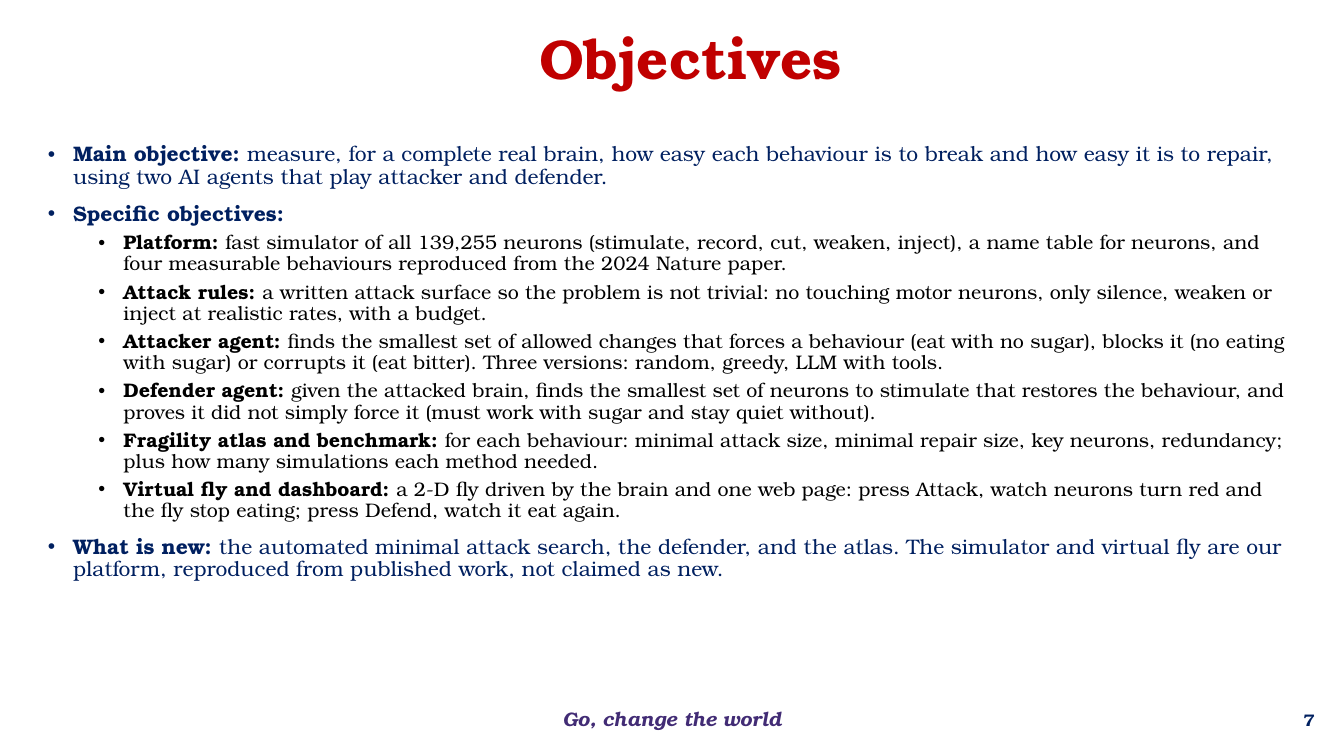
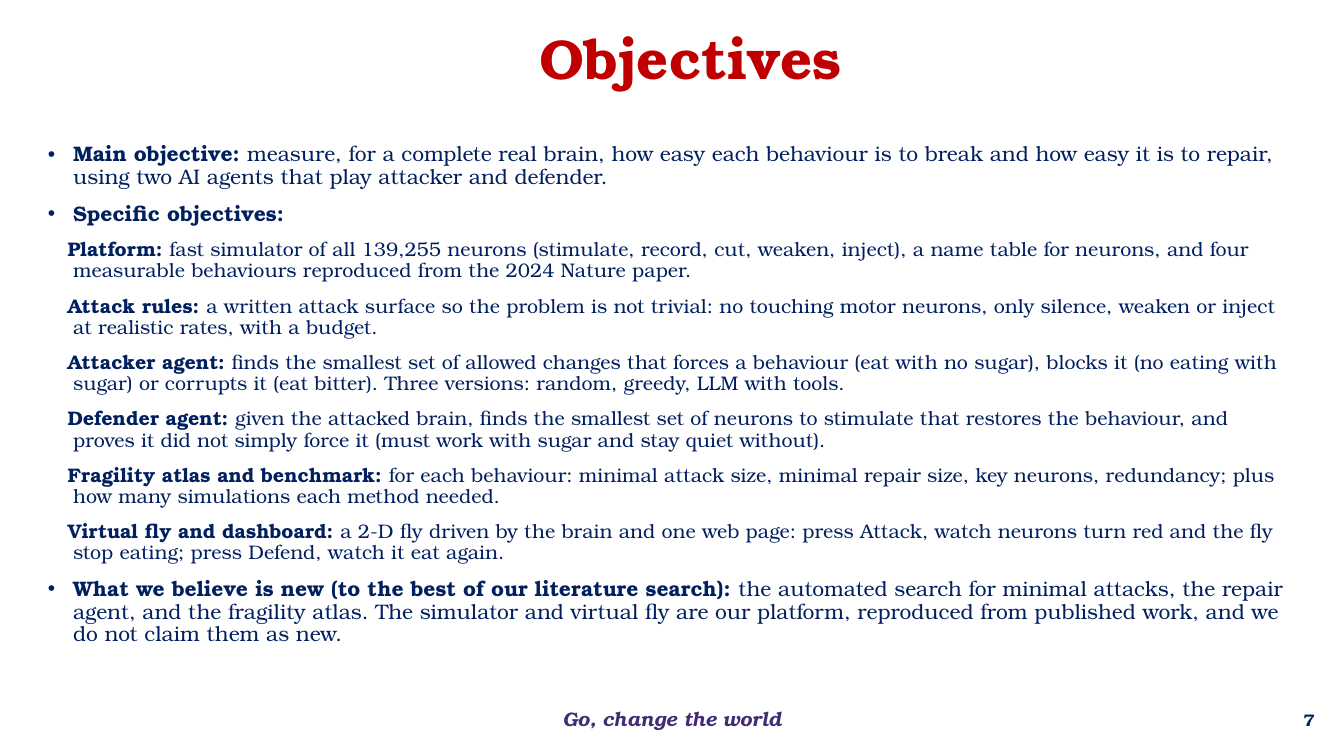
Before and after one commit to BHARATH9629/FlyBrainMappingSimulation, a slide deck: slide 7 of NeuroRedTeam_Phase1.pptx. Drawn at 1344x756 pixels with LibreOffice and Linux fonts; fonts in the diff are those of the drawing; background and template pictures are left out. Boxes give left, top, right and bottom in pixels: in the first picture for what was removed or moved away, otherwise in the second. Text is boxed around its words. In the diff, an @@ line names an element or a change of style, - is before the commit and + after.

```diff
--- a/NeuroRedTeam_Phase1.pptx
+++ b/NeuroRedTeam_Phase1.pptx
@@ text at <box>68,241,1277,564</box>: text colour #000000 to #002060 in "Platform: fast simulator of all 139,255 neurons ...", "Attack rules: a written attack surface so ...", "Attacker agent: finds the smallest set of ...", "Defender agent: given the attacked brain, finds ..." and 2 more places; bullet • to none; list level 2 to 1 in "Platform: fast simulator of all ..."; list level 2 to 1 in "Attack rules: a written attack ..."; list level 2 to 1 in "Attacker agent: finds the smallest ..."; list level 2 to 1 in "Defender agent: given the attacked ..."; list level 2 to 1 in "Fragility atlas and benchmark: for ..."; list level 2 to 1 in "Virtual fly and dashboard: a ..." @@
@@ text at <box>73,580,1283,642</box>: text changed @@
-• What is new: the automated minimal attack search, the defender, and the atlas. The simulator and virtual fly are our platform, reproduced from published work, not claimed as new.
+• What we believe is new (to the best of our literature search): the automated search for minimal attacks, the repair agent, and the fragility atlas. The simulator and virtual fly are our platform, reproduced from published work, and we do not claim them as new.
```
Also in this commit, not shown: 6 other slides changed, 2 slides added, 5 other files.
